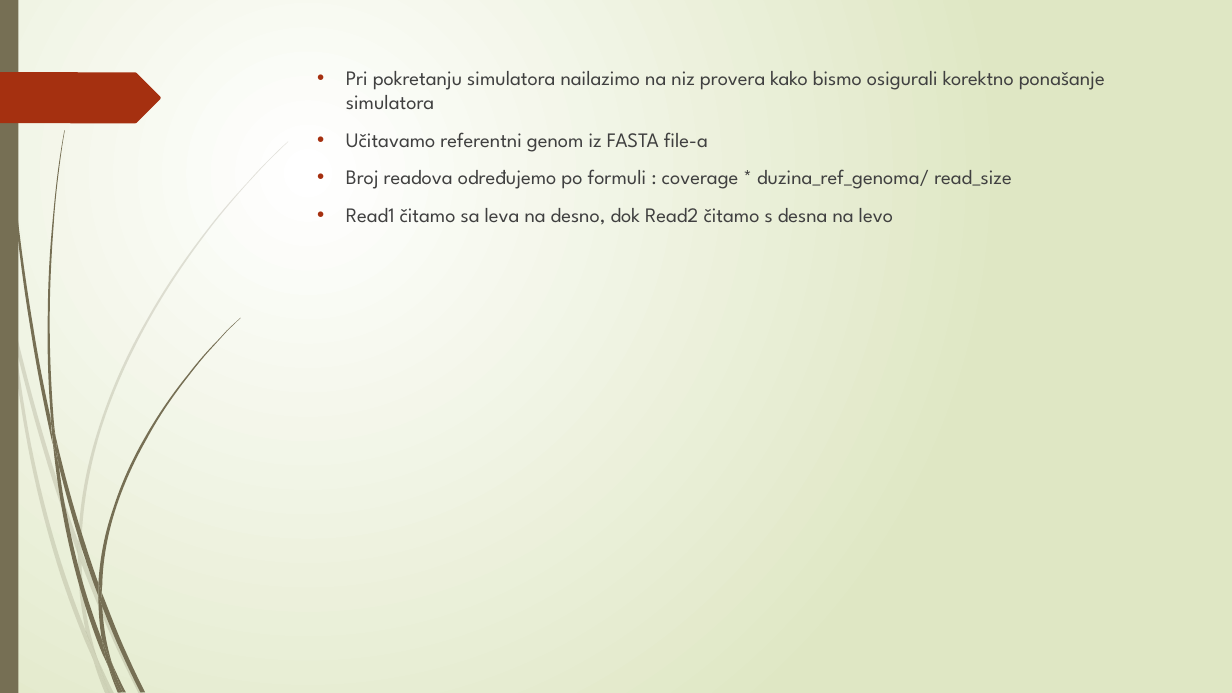
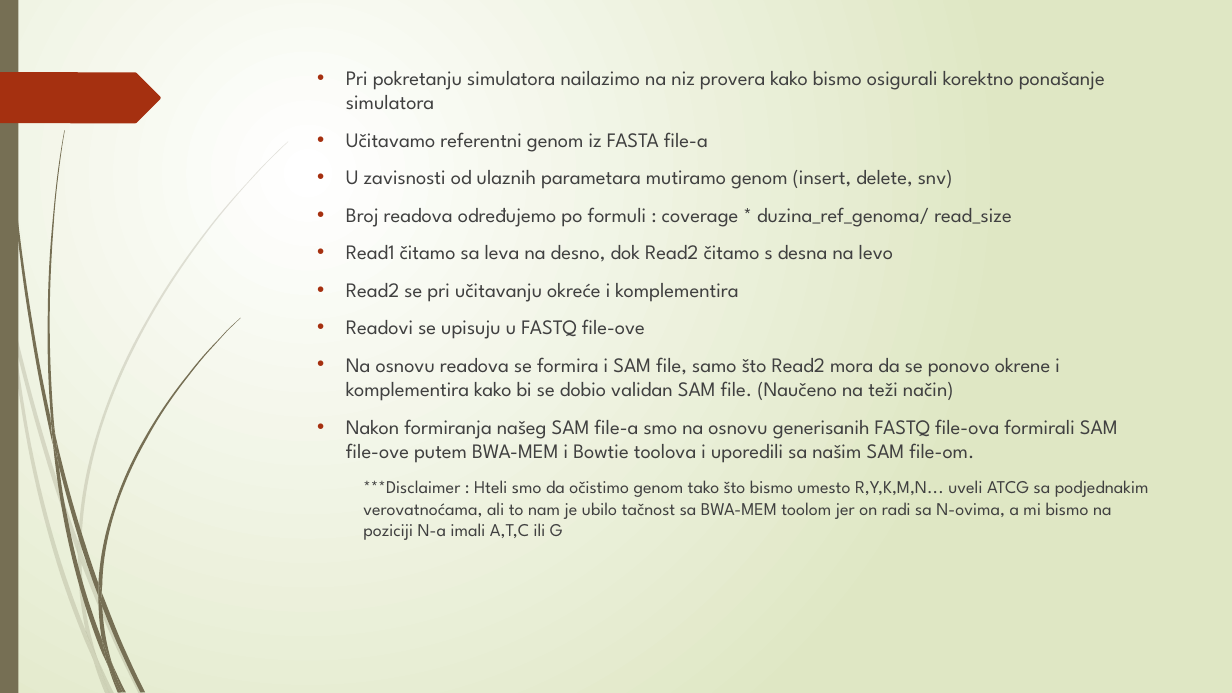
Before and after one commit to Fenrir996/IluminaPairEndReadSimulator, a slide deck: slide 6 of IluminaPairEndReadSimulator presentation.pptx. Drawn at 1232x693 pixels with LibreOffice and Linux fonts; fonts in the diff are those of the drawing. Boxes give left, top, right and bottom in pixels: in the first picture for what was removed or moved away, otherwise in the second. Text is boxed around its words. In the diff, an @@ line names an element or a change of style, - is before the commit and + after.

Commit message:
Presentation
added a slide with algorithm explanation

```diff
--- a/IluminaPairEndReadSimulator presentation.pptx
+++ b/IluminaPairEndReadSimulator presentation.pptx
@@ text at <box>346,170,953,189</box>: paragraph added @@
+  • U zavisnosti od ulaznih parametara mutiramo genom (insert, delete, snv)
@@ text at <box>346,283,1149,540</box>: paragraphs added @@
+  • Read2 se pri učitavanju okreće i komplementira
+  • Readovi se upisuju u FASTQ file-ove
+  • Na osnovu readova se formira i SAM file, samo što Read2 mora da se ponovo okrene i komplementira kako bi se dobio validan SAM file. (Naučeno na teži način)
+  • Nakon formiranja našeg SAM file-a smo na osnovu generisanih FASTQ file-ova formirali SAM file-ove putem BWA-MEM i Bowtie toolova i uporedili sa našim SAM file-om.
+    ***Disclaimer : Hteli smo da očistimo genom tako što bismo umesto R,Y,K,M,N... uveli ATCG sa podjednakim verovatnoćama, ali to nam je ubilo tačnost sa BWA-MEM toolom jer on radi sa N-ovima, a mi bismo na poziciji N-a imali A,T,C ili G
```
Also in this commit, not shown: 1 other file.
